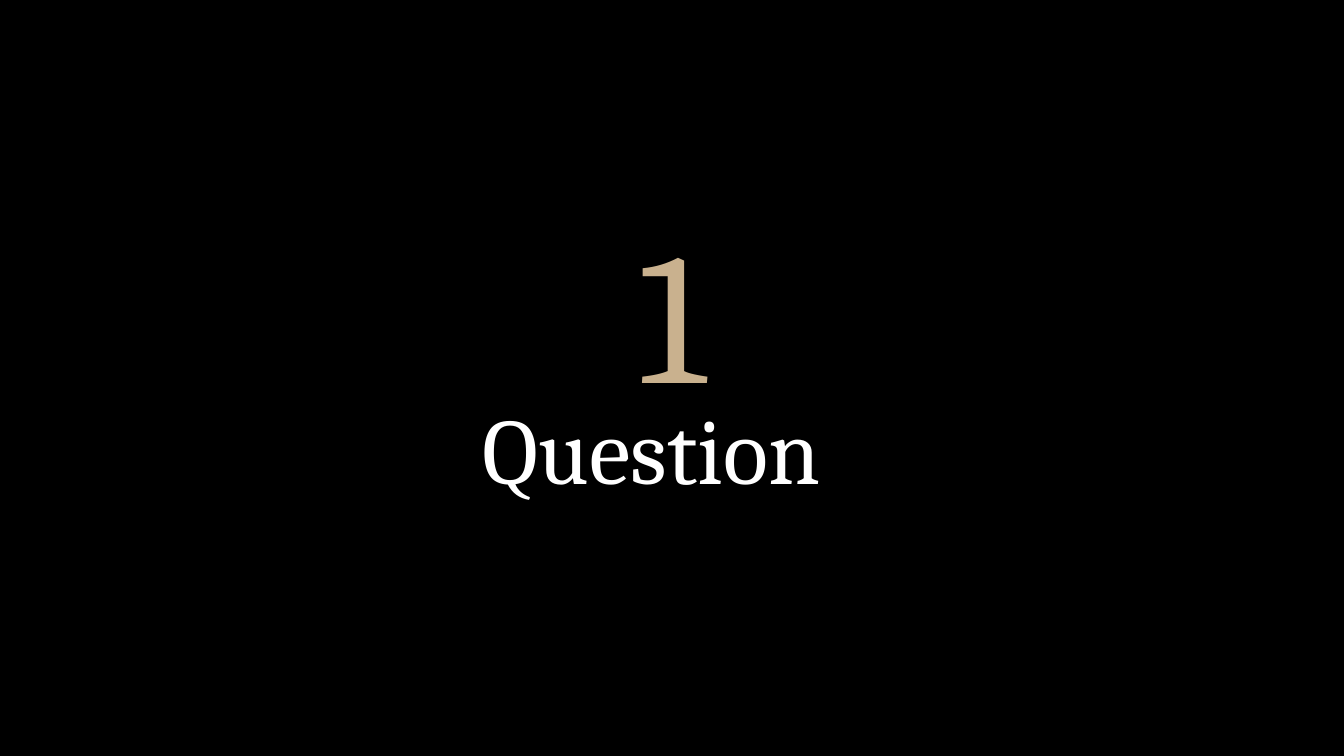
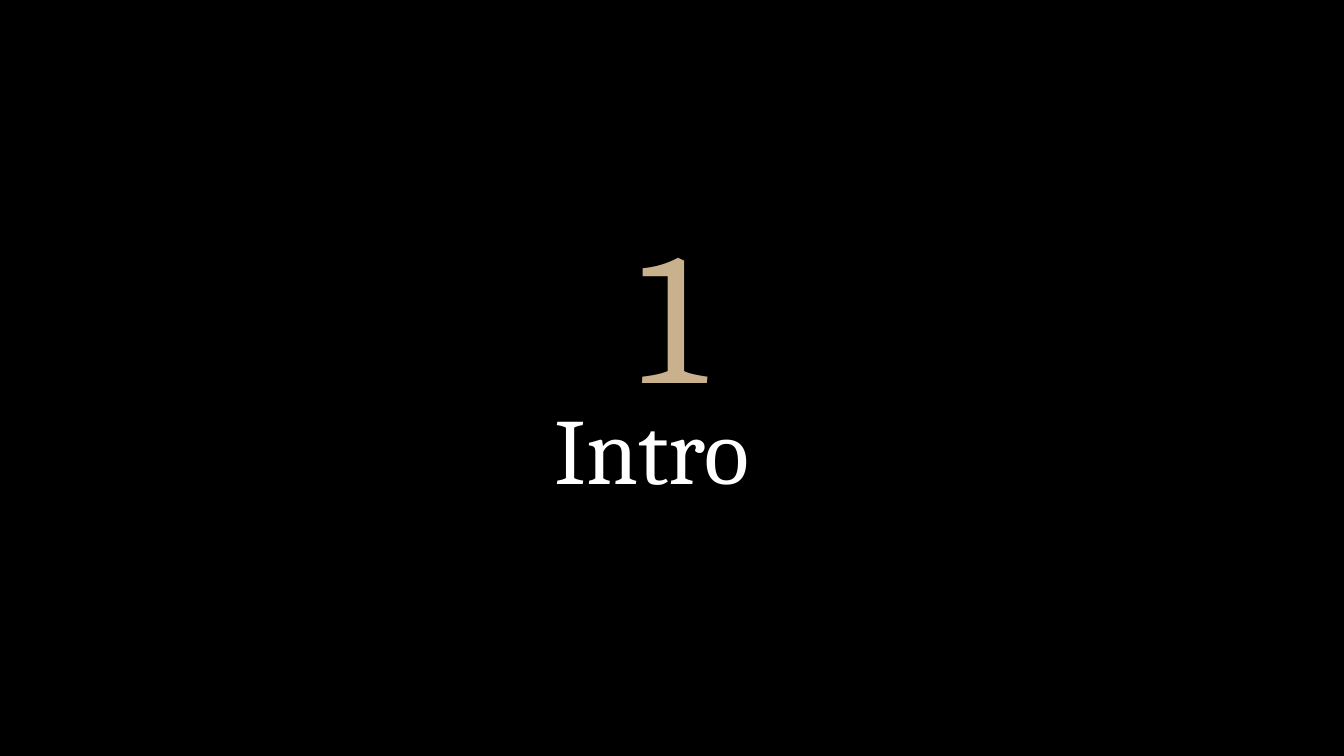
Before and after one commit to whit3am/i502_lab_results, a slide deck: slide 3 of reports/I502 Analysis Powerpoint.odp. Drawn at 1344x756 pixels with LibreOffice and Linux fonts; fonts in the diff are those of the drawing; background and template pictures are left out. Boxes give left, top, right and bottom in pixels: in the first picture for what was removed or moved away, otherwise in the second. Text is boxed around its words. In the diff, an @@ line names an element or a change of style, - is before the commit and + after.

```diff
--- a/reports/I502 Analysis Powerpoint.odp
+++ b/reports/I502 Analysis Powerpoint.odp
@@ title at [554,421,749,485]: text changed @@
-Question
+Intro
```
Also in this commit, not shown: 5 other slides changed, 3 slides added, 5 slides removed, 1 other file.
